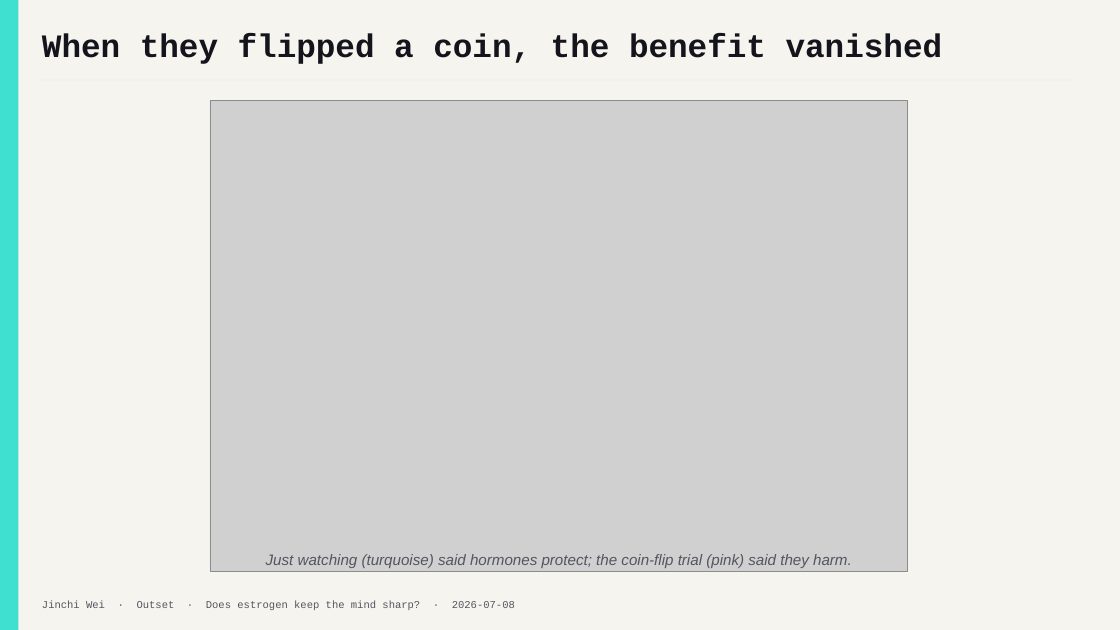
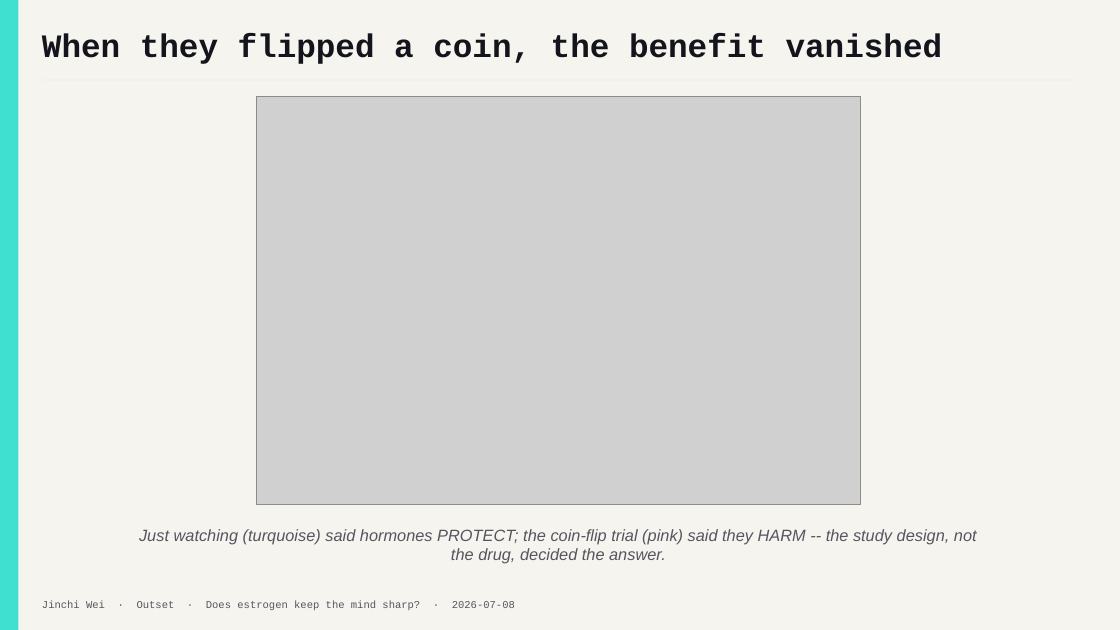
Before and after one commit to jinchiwei/outset-ai-healthcare, a slide deck: slide 4 of solutions/g6_estrogen/slides/g6_estrogen.pptx. Drawn at 1120x630 pixels with LibreOffice and Linux fonts; fonts in the diff are those of the drawing; grey boxes stand for pictures. Boxes give left, top, right and bottom in pixels: in the first picture for what was removed or moved away, otherwise in the second. Text is boxed around its words. In the diff, an @@ line names an element or a change of style, - is before the commit and + after.

```diff
--- a/solutions/g6_estrogen/slides/g6_estrogen.pptx
+++ b/solutions/g6_estrogen/slides/g6_estrogen.pptx
@@ picture: place and size @@
-picture at [210, 101, 907, 571]
+picture at [257, 97, 861, 504]
@@ text at [139, 529, 977, 564]: text changed; size 13 to 14 pt @@
-Just watching (turquoise) said hormones protect; the coin-flip trial (pink) said they harm.
+Just watching (turquoise) said hormones PROTECT; the coin-flip trial (pink) said they HARM -- the study design, not the drug, decided the answer.
```
Also in this commit, not shown: 6 other slides changed, 3 other files.
